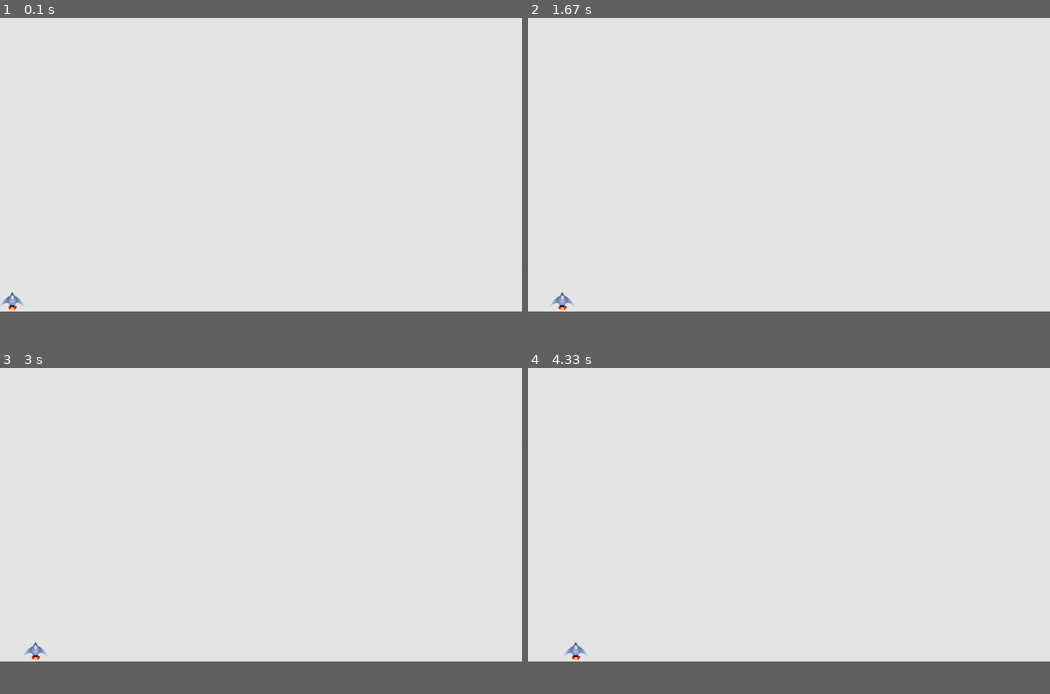
Above: before the commit, frames 1-4 (two rows, left to right).
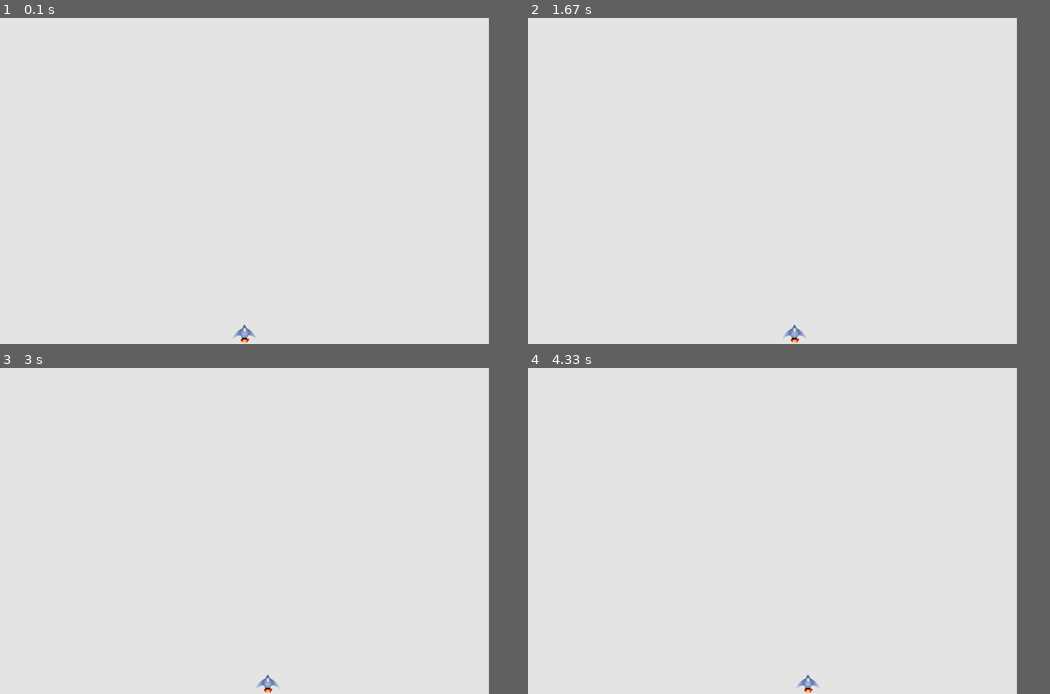
Above: after the commit, the same moments.

Repository: J-Farish24/PyGame-Project
Game: pygame game, started from alien_invasion.py
Same seed, same stepped clock (60 frames per second), same inputs: the game is played once before the commit and once after it.
Inputs:
- Up to frame 1 (0.1 s): no input
- Up to frame 2 (1.67 s): hold Right 0.33-0.8 s; hold Right 0.83-1.3 s; hold Left from 1.33 s (still down)
- Up to frame 3 (3 s): release Left at 1.87 s; hold Left 1.9-2.3 s; hold Right 2.33-2.97 s
- Up to frame 4 (4.33 s): hold Left 3-3.47 s; hold Right 3.5-3.97 s; hold Right from 4 s (still down)
The window is 900x506 before the commit and 843x562 after it. Grey fills any space a smaller window leaves; there, only what the larger window draws over its background counts as a difference.

The runs differ from the first frame. In frame 1, 0.2% of the frame differs, in the area x 0-50%, y 83-100%; in frame 2, 0.2%; in frame 3, 0.2%; in frame 4, 0.2%, in the area x 6-56%, y 83-100%.

Commit message:
Changed from fullscreen to smaller screen, fixed forgotten caption and self.x being assigned before self.rect.midbottom

Diff:
--- a/alien_invasion.py
+++ b/alien_invasion.py
@@ -13,13 +13,13 @@
         self.settings = Setting()
         #Create display window by assigning a suface to self.screen
         #Makes game appear in full screen
-        self.screen = pygame.display.set_mode((0,0), pygame.FULLSCREEN)
-        self.settings.screen_width = self.screen.get_rect().width
-        self.settings.screen_height = self.screen.get_rect().height
+        self.screen = pygame.display.set_mode(
+            (self.settings.screen_width, self.settings.screen_height))
+        pygame.display.set_caption("Alien Invasion")
         #Create self.ship attribute by making a ship onject from Ship class
         self.ship = Ship(self)
         #Set background color RGB
-        self.bg_color = (230, 230, 230)
+        self.bg_color = self.settings.bg_color
 
 
     def run_game(self):
--- a/ship.py
+++ b/ship.py
@@ -14,10 +14,10 @@
         #Load the ship image and get its rect
         self.image = pygame.image.load('ship.bmp')
         self.rect = self.image.get_rect()
-        #Store a decimal value for te ship's horizontal position
-        self.x = float(self.rect.x)
         #Start each new ship at the bottom center of the screen
         self.rect.midbottom = self.screen_rect.midbottom
+        #Store a decimal value for the ship's horizontal position
+        self.x = float(self.rect.x)
         #Movement flag
         self.moving_right = False
         self.moving_left = False
Empty file added: bullet.py
